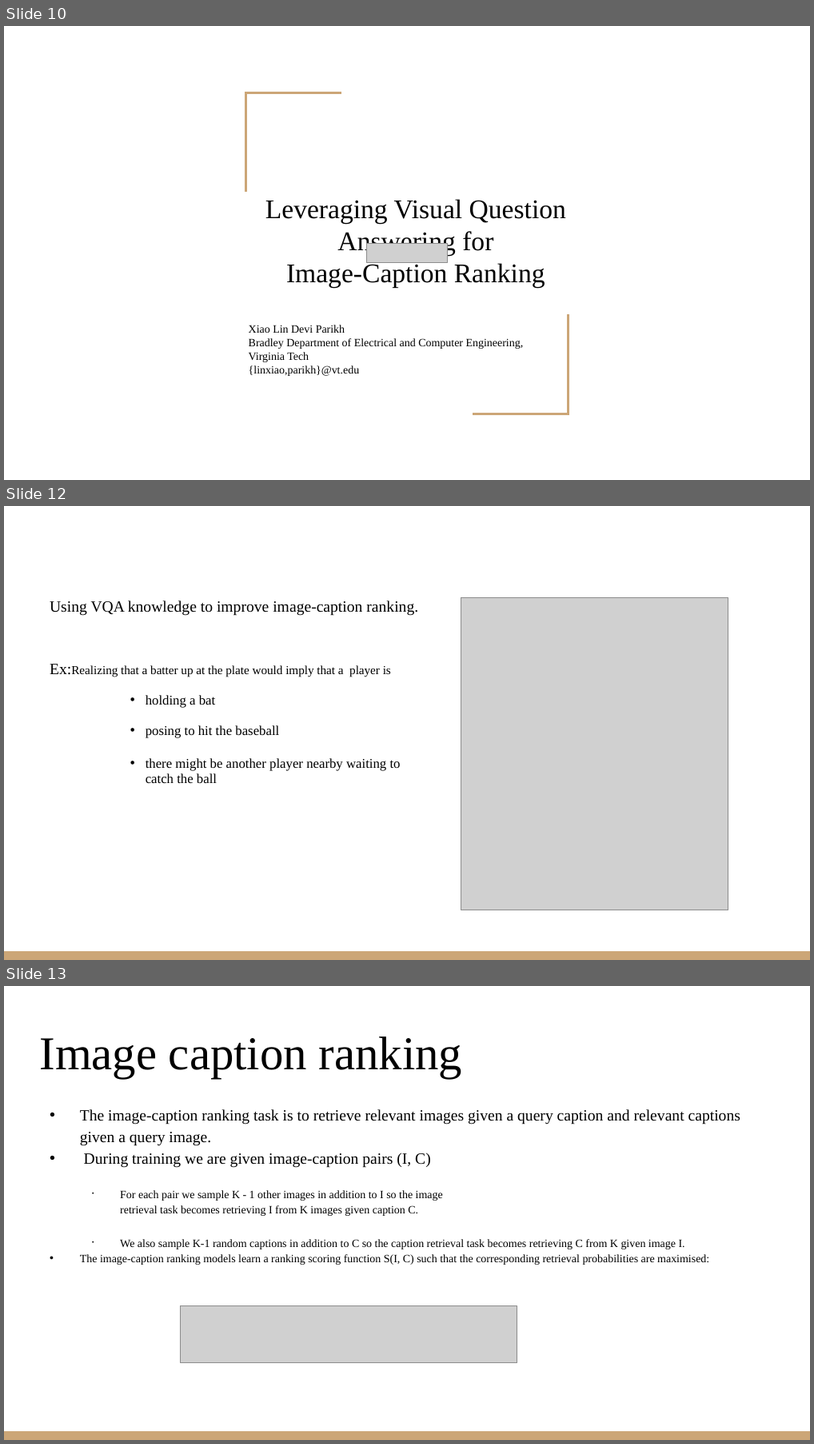
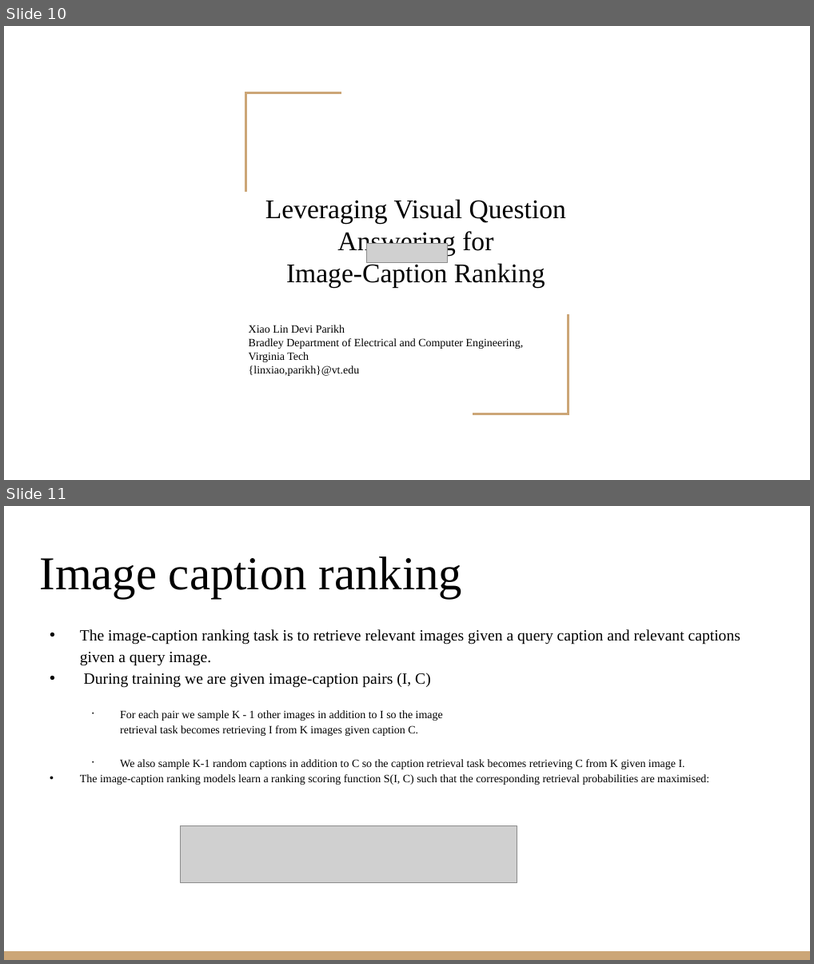
Before and after one commit to VarunBohara/Mini-Project-Documents, a slide deck: Literature Survey 2.pptx. Shown one above the other, each under a label of ours: slides 10, 12 and 13 before the commit, slides 10 and 11 after it; the slides between them are not shown. The pictures are 814x1444 and 814x964 pixels, drawn with LibreOffice and Linux fonts; fonts in the diff are those of the drawing; grey boxes stand for pictures. Boxes give left, top, right and bottom in pixels: in the first picture for what was removed or moved away, otherwise in the second. Text is boxed around its words. In the diff, an @@ line names an element or a change of style, - is before the commit and + after.

```diff
--- a/Literature Survey 2.pptx
+++ b/Literature Survey 2.pptx
@@ slide 12 removed at [4, 506, 810, 960], background #FFFFFF; not listed: 1 template element that a slide beside it also shows @@
@@ text removed at [50, 600, 418, 783] @@
-Using VQA knowledge to improve image-caption ranking.
-Ex:Realizing that a batter up at the plate would imply that a player is
-    • holding a bat
-    • posing to hit the baseball
-    • there might be another player nearby waiting to
-      catch the ball
@@ picture removed at [462, 597, 729, 910] @@
@@ what was slide 13 is now slide 11 @@
```
Also in this commit, not shown: 2 slides changed, 2 other slides removed.
